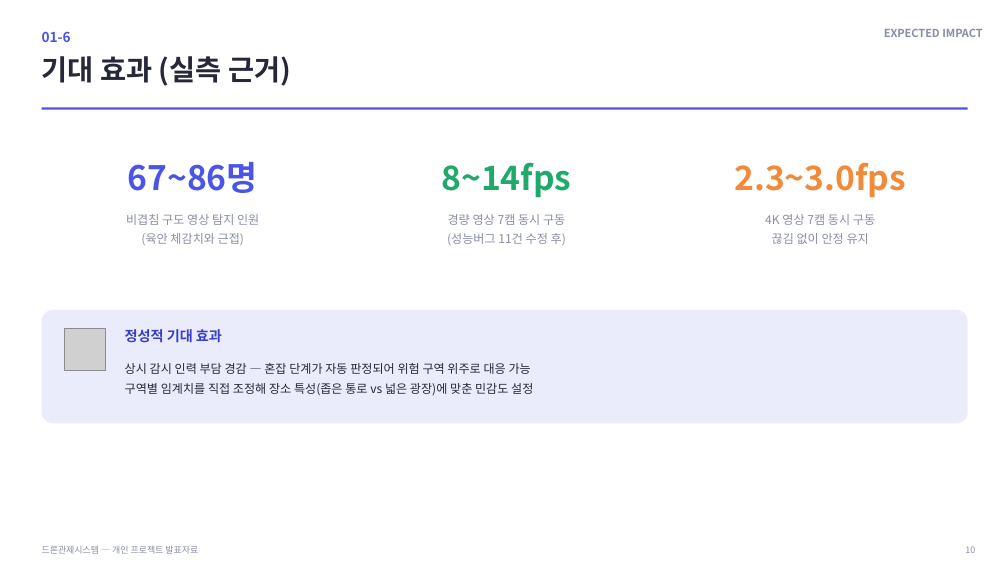
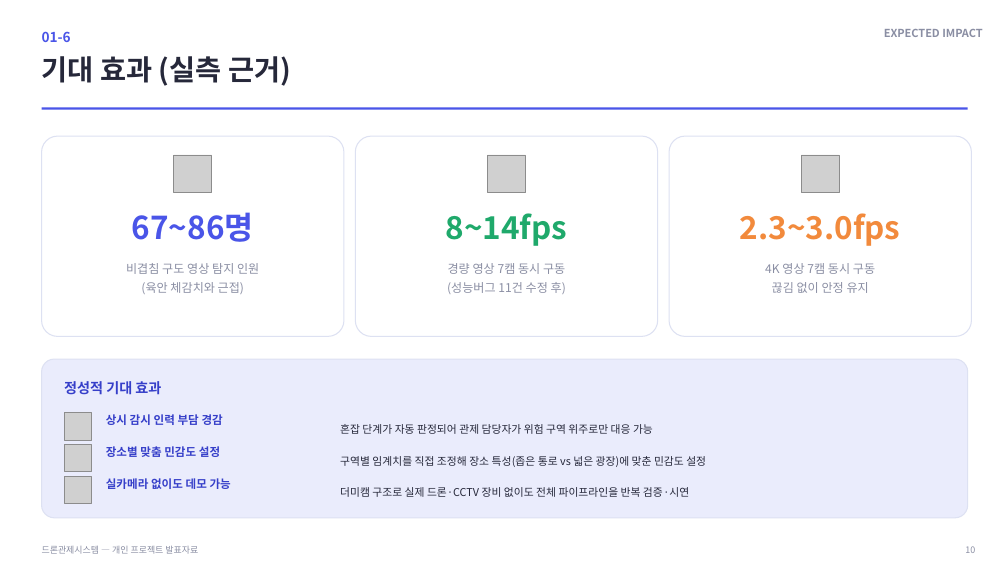
Before and after one commit to rlaeoaud7018/DroneControllSystemApp, a slide deck: slide 10 of docs/deliverables/발표자료.pptx. Drawn at 1008x567 pixels with LibreOffice and Linux fonts; fonts in the diff are those of the drawing; grey boxes stand for pictures; background and template pictures are left out. Boxes give left, top, right and bottom in pixels: in the first picture for what was removed or moved away, otherwise in the second. Text is boxed around its words. In the diff, an @@ line names an element or a change of style, - is before the commit and + after.

```diff
--- a/docs/deliverables/발표자료.pptx
+++ b/docs/deliverables/발표자료.pptx
@@ rounded rectangle: place and size @@
-rounded rectangle at [42,136,344,287]
+rounded rectangle at [42,136,344,337]
@@ rounded rectangle: place and size @@
-rounded rectangle at [355,136,658,287]
+rounded rectangle at [355,136,658,337]
@@ rounded rectangle: place and size @@
-rounded rectangle at [669,136,972,287]
+rounded rectangle at [669,136,972,337]
@@ picture added at [174,155,212,193] @@
@@ picture added at [488,155,526,193] @@
@@ picture added at [802,155,839,193] @@
@@ 6 texts: place and size @@
-6 texts at [126,162,906,245]
+6 texts at [126,212,901,294]
@@ size 32 to 30 pt in 3 elements at [132,212,254,242], [446,213,568,246], [740,213,901,246] @@
@@ picture removed at [64,329,106,371] @@
@@ outline none to #DDE1F2 1 pt; proportions changed in 4 elements at [42,136,344,337], [355,136,658,337], [669,136,972,337], [42,359,968,518] @@
@@ rounded rectangle: place and size @@
-rounded rectangle at [42,310,968,423]
+rounded rectangle at [42,359,968,518]
@@ text "정성적 기대 효과": place and size @@
-text "정성적 기대 효과" at [125,329,222,343]
+text "정성적 기대 효과" at [64,381,161,395]
@@ text at [125,363,531,374]: paragraph removed @@
-상시 감시 인력 부담 경감 — 혼잡 단계가 자동 판정되어 위험 구역 위주로 대응 가능
@@ picture added at [64,413,91,440] @@
@@ text added at [106,414,223,425], 11 pt, text #363FC9, bold @@
+상시 감시 인력 부담 경감
@@ picture added at [64,445,91,472] @@
@@ text added at [106,446,220,457], 11 pt, text #363FC9, bold @@
+장소별 맞춤 민감도 설정
@@ text "구역별 임계치를 직접 조정해 장소 ...": place and size @@
-text "구역별 임계치를 직접 조정해 장소 ..." at [125,363,533,395]
+text "구역별 임계치를 직접 조정해 장소 ..." at [340,456,706,467]
@@ text "구역별 임계치를 직접 조정해 장소 ..." at [340,456,706,467]: size 11.5 to 10.3 pt; line spacing 1.4 to 1.2; vertical alignment top to middle @@
@@ text added at [340,424,653,434], 10.3 pt, text #26283A @@
+혼잡 단계가 자동 판정되어 관제 담당자가 위험 구역 위주로만 대응 가능
@@ picture added at [64,476,91,504] @@
@@ text added at [106,478,231,489], 11 pt, text #363FC9, bold @@
+실카메라 없이도 데모 가능
@@ text added at [340,487,689,497], 10.3 pt, text #26283A @@
+더미캠 구조로 실제 드론·CCTV 장비 없이도 전체 파이프라인을 반복 검증·시연
```
Also in this commit, not shown: 18 other slides changed.
